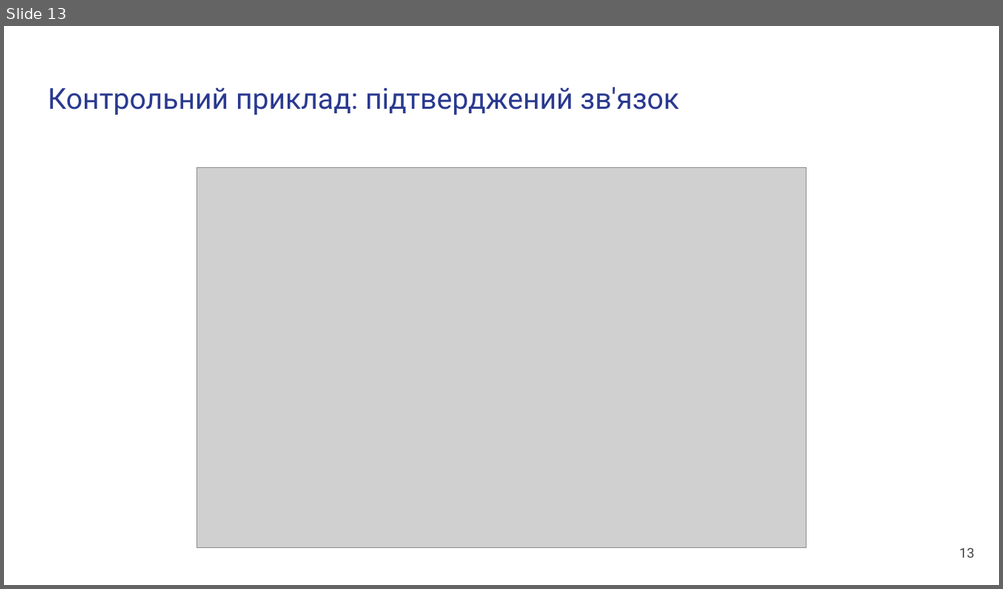
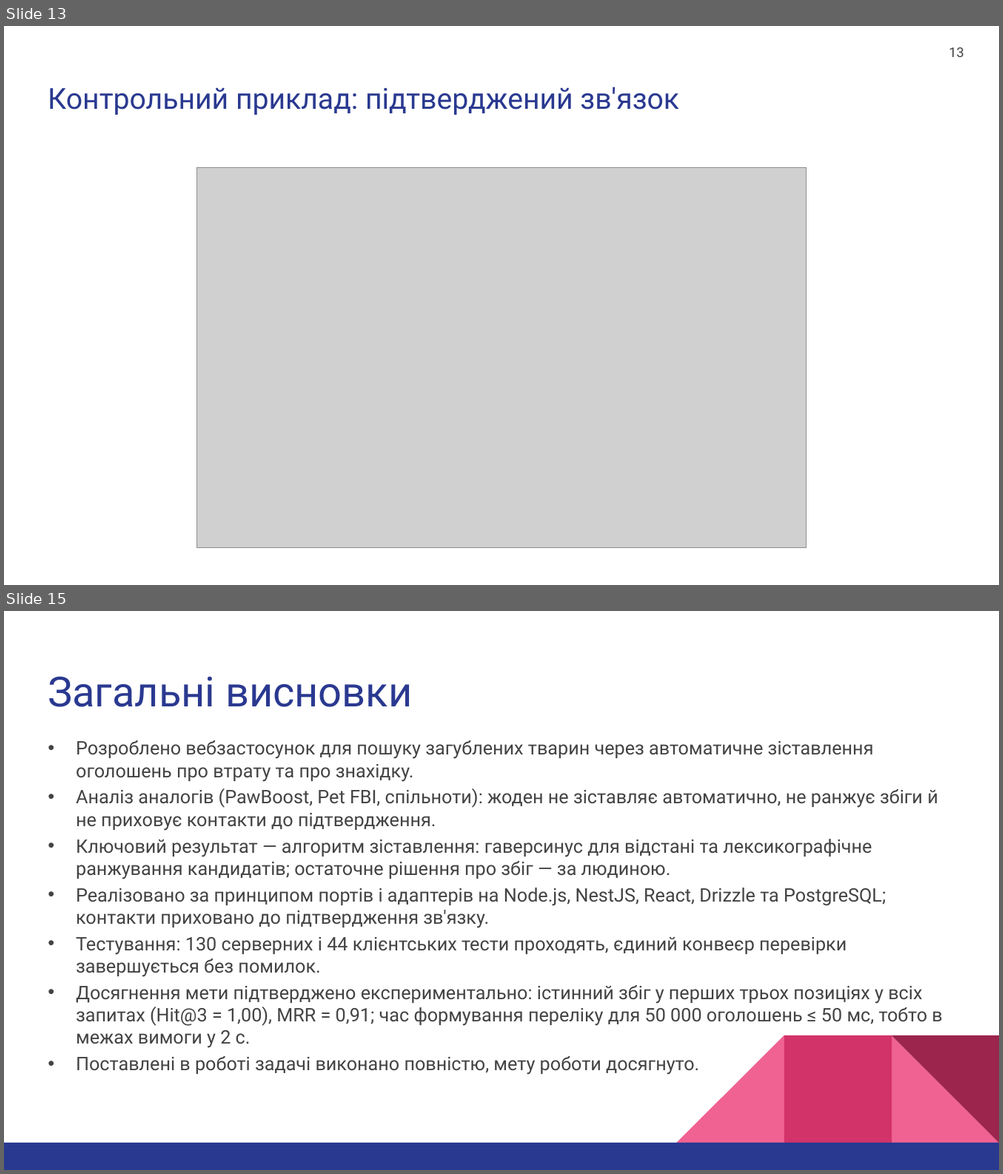
Before and after one commit to Ilyaberbx/diplomna_robota, a slide deck: thesis/presentation.pptx. Shown one above the other, each under a label of ours: slide 13 before the commit, slides 13 and 15 after it; the slides between them are not shown. The pictures are 1003x589 and 1003x1174 pixels, drawn with LibreOffice and Linux fonts; fonts in the diff are those of the drawing; grey boxes stand for pictures. Boxes give left, top, right and bottom in pixels: in the first picture for what was removed or moved away, otherwise in the second. Text is boxed around its words. In the diff, an @@ line names an element or a change of style, - is before the commit and + after.

```diff
--- a/thesis/presentation.pptx
+++ b/thesis/presentation.pptx
@@ slide 15 added at (4, 611, 999, 1170), background #FFFFFF @@
@@ title added at (48, 676, 412, 707), 40 pt, text #2A3990 @@
+Загальні висновки
@@ text added at (76, 741, 942, 1075), 18 pt, text #434343 @@
+• Розроблено вебзастосунок для пошуку загублених тварин через автоматичне зіставлення оголошень про втрату та про знахідку.
+• Аналіз аналогів (PawBoost, Pet FBI, спільноти): жоден не зіставляє автоматично, не ранжує збіги й не приховує контакти до підтвердження.
+• Ключовий результат — алгоритм зіставлення: гаверсинус для відстані та лексикографічне ранжування кандидатів; остаточне рішення про збіг — за людиною.
+• Реалізовано за принципом портів і адаптерів на Node.js, NestJS, React, Drizzle та PostgreSQL; контакти приховано до підтвердження зв'язку.
+• Тестування: 130 серверних і 44 клієнтських тести проходять, єдиний конвеєр перевірки завершується без помилок.
+• Досягнення мети підтверджено експериментально: істинний збіг у перших трьох позиціях у всіх запитах (Hit@3 = 1,00), MRR = 0,91; час формування переліку для 50 000 оголошень ≤ 50 мс, тобто в межах вимоги у 2 с.
+• Поставлені в роботі задачі виконано повністю, мету роботи досягнуто.
@@ group added at (4, 1036, 999, 1170): 3 right triangles, 2 rectangles @@
@@ slide 13 changed as well @@
@@ page number: place and size @@
-page number at (959, 548, 973, 558)
+page number at (948, 47, 963, 57)
```
Also in this commit, not shown: 12 other slides changed, 1 other slide added, 1 slide removed, 54 other files.
